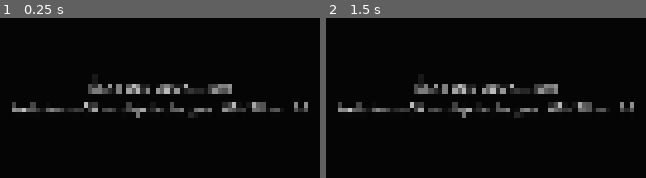
Above: before the commit, frames 1-2 (left to right).
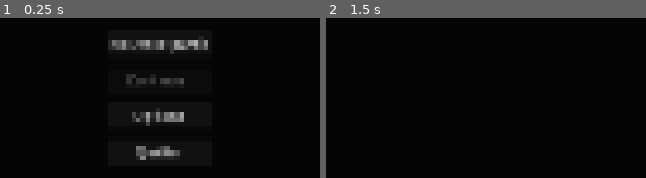
Above: after the commit, the same moments.

Repository: articro/etat-des-lieux
Game: Godot game, scene res://scenes/main/main.tscn
The game is run twice, just before and just after one commit, with the same random seed, the same clock (stepped at 60 frames per second) and the same inputs.
Inputs (mouse positions are in pixels of both pictures, inside the frame that each line leads up to):
- Up to frame 1 (0.25 s): no input
- Up to frame 2 (1.5 s): click (486, 115) at 0.5 s, where only the run after the commit has a clickable "Options"; click (486, 43) at 1.25 s, where only the run after the commit has a clickable "Nouvelle partie"

The runs differ from the first frame. In frame 1, 9.2% of the frame differs, in the area x 3-97%, y 11-89%; in frame 2, 4.7%.

Commit message:
[systems] S-6 main.tscn : menu → jeu (house+player+ui) → fin, chargement dégradé

Diff:
--- a/game/scenes/main/main.gd
+++ b/game/scenes/main/main.gd
@@ -1,10 +1,180 @@
-## Scène principale — STUB M0. Propriétaire : Systèmes (tâche S-6).
+## Scène principale (S-6) : menu → jeu (house.tscn + player.tscn + UI) → fin.
+## Les scènes des autres modules sont chargées par chemin (composition du niveau racine,
+## autorisée par ARCHITECTURE §2) et dégradées proprement si elles n'existent pas encore.
 extends Node
 
-@onready var _label: Label = $Label
+const HOUSE_SCENE := "res://scenes/house/house.tscn"
+const PLAYER_SCENE := "res://scenes/player/player.tscn"
+const UI_MENU_SCENE := "res://scenes/ui/main_menu.tscn"
+const UI_HUD_SCENE := "res://scenes/ui/hud.tscn"
+const UI_ENDING_SCENE := "res://scenes/ui/ending_screen.tscn"
+
+## Signaux attendus sur la racine de main_menu.tscn (UI) — voir demande inter-modules.
+const MENU_SIGNALS: Array[String] = [
+	"new_game_requested", "continue_requested", "options_requested", "quit_requested",
+]
+
+@onready var _game_root: Node = $GameRoot
+@onready var _menu_layer: CanvasLayer = $MenuLayer
+@onready var _ending_layer: CanvasLayer = $EndingLayer
+
+var _playing: bool = false
+var _ending_shown: bool = false
 
 
 func _ready() -> void:
+	EventBus.ending_reached.connect(_on_ending_reached)
+	_show_menu()
 	var p := InventoryManager.progress()
-	_label.text = "ÉTAT DES LIEUX — M0\nAutoloads OK — objets chargés : %d / films : %d" % [p.y, InventoryManager.film_count()]
-	print("État des lieux — projet initialisé. Objets : %d — tr(UI_NEW_GAME) = %s" % [p.y, tr("UI_NEW_GAME")])
+	print("État des lieux — démarrage. Objets chargés : %d, films : %d" % [p.y, InventoryManager.film_count()])
+
+
+# --- Menu ---
+
+func _show_menu() -> void:
+	_clear_children(_menu_layer)
+	var menu := _instance_optional(UI_MENU_SCENE, _menu_layer)
+	if menu != null and _connect_menu_signals(menu):
+		return
+	if menu != null:
+		push_warning("Main : main_menu.tscn sans signaux new_game_requested/… — menu placeholder utilisé.")
+	_clear_children(_menu_layer)
+	_menu_layer.add_child(_build_placeholder_menu())
+
+
+func _connect_menu_signals(menu: Node) -> bool:
+	var connected := false
+	if menu.has_signal("new_game_requested"):
+		menu.connect("new_game_requested", _on_new_game)
+		connected = true
+	if menu.has_signal("continue_requested"):
+		menu.connect("continue_requested", _on_continue)
+		connected = true
+	if menu.has_signal("options_requested"):
+		menu.connect("options_requested", _on_options)
+		connected = true
+	if menu.has_signal("quit_requested"):
+		menu.connect("quit_requested", _on_quit)
+		connected = true
+	return connected
+
+
+func _build_placeholder_menu() -> Control:
+	var center := CenterContainer.new()
+	center.name = "PlaceholderMenu"
+	center.set_anchors_preset(Control.PRESET_FULL_RECT)
+	var box := VBoxContainer.new()
+	box.add_theme_constant_override("separation", 12)
+	box.add_child(_make_button("UI_NEW_GAME", _on_new_game))
+	var continue_btn := _make_button("UI_CONTINUE", _on_continue)
+	continue_btn.disabled = not SaveManager.has_save()
+	box.add_child(continue_btn)
+	box.add_child(_make_button("UI_OPTIONS", _on_options))
+	box.add_child(_make_button("UI_QUIT", _on_quit))
+	center.add_child(box)
+	return center
+
+
+func _make_button(text_key: String, handler: Callable) -> Button:
+	var btn := Button.new()
+	btn.text = tr(text_key)
+	btn.pressed.connect(handler)
+	return btn
+
+
+# --- Actions du menu ---
+
+func _on_new_game() -> void:
+	GameState.from_save_dict({})
+	InventoryManager.from_save_dict({})
+	HouseDirector.from_save_dict({})
+	DocumentLibrary.from_save_dict({})
+	_start_game(false)
+
+
+func _on_continue() -> void:
+	if not SaveManager.has_save():
+		push_warning("Main : aucune sauvegarde à charger.")
+		return
+	_start_game(true)
+
+
+func _on_options() -> void:
+	push_warning("Main : options à venir (UI, U-6).")
+
+
+func _on_quit() -> void:
+	get_tree().quit()
+
+
+# --- Jeu ---
+
+func _start_game(from_save: bool) -> void:
+	_clear_children(_menu_layer)
+	_clear_children(_ending_layer)
+	_ending_shown = false
+	# La maison et le joueur d'abord : ils doivent être dans l'arbre avant le
+	# rattrapage post-chargement (game_loaded) pour appliquer les événements.
+	_instance_optional(HOUSE_SCENE, _game_root)
+	_instance_optional(PLAYER_SCENE, _game_root)
+	_instance_optional(UI_HUD_SCENE, _game_root)
+	_playing = true
+	if from_save:
+		var err := SaveManager.load_game()
+		if err != OK:
+			push_warning("Main : échec du chargement de la sauvegarde (%s)." % error_string(err))
+	else:
+		EventBus.save_requested.emit()
+
+
+# --- Fin ---
+
+func _on_ending_reached(ending_id: StringName) -> void:
+	if _ending_shown:
+		return
+	_ending_shown = true
+	_playing = false
+	_clear_children(_game_root)
+	var ending := _instance_optional(UI_ENDING_SCENE, _ending_layer)
+	if ending != null:
+		if ending.has_method("set_ending_id"):
+			ending.call("set_ending_id", ending_id)
+		return
+	push_warning("Main : ending_screen.tscn absente — écran de fin dégradé.")
+	_ending_layer.add_child(_build_placeholder_ending(ending_id))
+
+
+func _build_placeholder_ending(ending_id: StringName) -> Control:
+	var center := CenterContainer.new()
+	center.name = "PlaceholderEnding"
+	center.set_anchors_preset(Control.PRESET_FULL_RECT)
+	var box := VBoxContainer.new()
+	box.add_theme_constant_override("separation", 12)
+	var title := Label.new()
+	title.text = tr("ENDING_%s_TITLE" % String(ending_id).to_upper())
+	title.horizontal_alignment = HORIZONTAL_ALIGNMENT_CENTER
+	box.add_child(title)
+	box.add_child(_make_button("UI_QUIT", _on_quit))
+	center.add_child(box)
+	return center
+
+
+# --- Utilitaires ---
+
+func _instance_optional(path: String, parent: Node) -> Node:
+	if not ResourceLoader.exists(path):
+		push_warning("Main : scène absente %s (module non livré ?)." % path)
+		return null
+	var res := load(path)
+	if not (res is PackedScene):
+		push_warning("Main : %s n'est pas une PackedScene." % path)
+		return null
+	var node := (res as PackedScene).instantiate()
+	parent.add_child(node)
+	return node
+
+
+func _clear_children(parent: Node) -> void:
+	for child in parent.get_children():
+		parent.remove_child(child)
+		child.queue_free()
--- a/game/scenes/main/main.tscn
+++ b/game/scenes/main/main.tscn
@@ -5,17 +5,8 @@
 [node name="Main" type="Node"]
 script = ExtResource("1_main")
 
-[node name="Label" type="Label" parent="."]
-anchors_preset = 8
-anchor_left = 0.5
-anchor_top = 0.5
-anchor_right = 0.5
-anchor_bottom = 0.5
-offset_left = -300.0
-offset_top = -40.0
-offset_right = 300.0
-offset_bottom = 40.0
-grow_horizontal = 2
-grow_vertical = 2
-horizontal_alignment = 1
-vertical_alignment = 1
+[node name="GameRoot" type="Node" parent="."]
+
+[node name="MenuLayer" type="CanvasLayer" parent="."]
+
+[node name="EndingLayer" type="CanvasLayer" parent="."]
Not shown, changed: docs/TASKS.md
